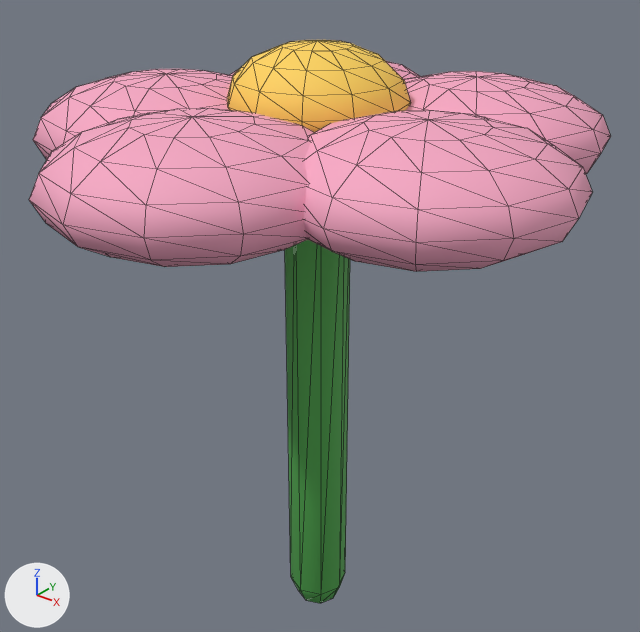
A saved change to the glTF model public/models/org_wildflower.glb.
The view is the same before and after, from a 50 mm lens placed at (0.317, -0.394, 0.477), pointed at (-0.003, 0.006, 0.229). Lighting does not change. The marker at lower left points along +X, +Y and +Z. The picture after the commit comes second. Mesh edges are drawn as thin lines. Where no turn or scale is listed for an object, it has been applied to the vertices.

In view in the first picture: 'Foliage'.
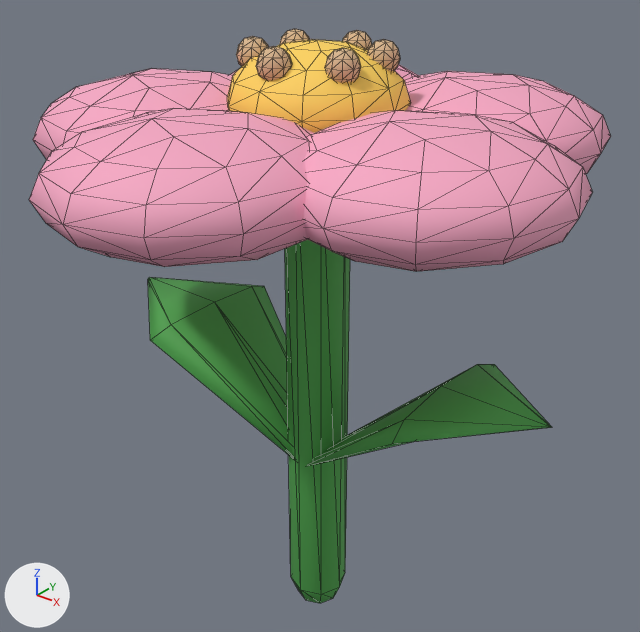
The newer file is also rescaled (x0.996) as a whole; pictures and numbers use the older file's frame.

Location of each change, [x1, y1, x2, y2] in pixels of the pictures (640 x 632 px):
'Foliage', reshaped: before [29, 40, 611, 603]; after [29, 29, 611, 603]
part 1 of me_sphere_005, added: after [256, 46, 291, 81]
part 2 of me_sphere_005, added: after [325, 48, 361, 83]
part 3 of me_sphere_005, added: after [367, 39, 400, 71]
part 4 of me_sphere_005, added: after [342, 30, 372, 50]
part 5 of me_sphere_005, added: after [280, 29, 310, 44]
part 6 of me_sphere_005, added: after [236, 36, 268, 66]
part 7 of me_sphere_005, added (green): after [148, 277, 295, 460]
part 8 of me_sphere_005, added (green): after [307, 364, 551, 466]
part 9 of me_sphere_005, cut back: before [70, 40, 574, 272]; after [70, 40, 580, 271]
part 10 of me_sphere_005, edited (looks the same): [227, 55, 410, 132] in both

Diff of the bpy script that builds the scene:
```diff
--- a/public/models/org_wildflower.glb.py
+++ b/public/models/org_wildflower.glb.py
@@ mat_painted_miniature @@
+mat_painted_miniature = bpy.data.materials.new('Painted miniature')
+mat_painted_miniature.use_nodes = True; mat_painted_miniature.node_tree.nodes.clear()
+_N = mat_painted_miniature.node_tree.nodes; _L = mat_painted_miniature.node_tree.links
+n0 = _N.new('ShaderNodeBsdfPrincipled'); n0.name = 'Principled BSDF'
+n0.inputs[2].default_value = 0.7  # 'Roughness'
+n1 = _N.new('ShaderNodeOutputMaterial'); n1.name = 'Material Output'
+n2 = _N.new('ShaderNodeVertexColor'); n2.name = 'Color Attribute'
+_L.new(n0.outputs[0], n1.inputs[0])  # 'BSDF' to 'Surface'
+_L.new(n2.outputs[0], n0.inputs[0])  # 'Color' to 'Base Color'
@@ me_sphere_005 @@
 # used by ob_foliage; location = (0.0, 0.0, 0.0202)
-me_sphere_005.from_pydata(...)  # 564 vertices, 1100 faces; spans x -0.173..0.173, y -0.178..0.159, z -0.02..0.38
-me_sphere_005.materials.append(mat_foliage)  # green #4fa84e
-me_sphere_005.materials.append(mat_petals)  # pink #f7a8c4
+me_sphere_005.from_pydata(...)  # 709 vertices, 1358 faces; spans x -0.173..0.173, y -0.178..0.159, z -0.02..0.381
+# me_sphere_005 part 1: a new loose piece of 40 vertices spanning x -0.009..0.009, y -0.046..-0.027, z 0.362..0.381, in mat_painted_miniature
+# me_sphere_005 part 2: a new loose piece of 40 vertices spanning x 0.022..0.041, y -0.028..-0.008, z 0.362..0.381, in mat_painted_miniature
+# me_sphere_005 part 3: a new loose piece of 40 vertices spanning x 0.022..0.041, y 0.008..0.028, z 0.362..0.381, in mat_painted_miniature
+# me_sphere_005 part 4: a new loose piece of 40 vertices spanning x -0.009..0.009, y 0.027..0.046, z 0.362..0.381, in mat_painted_miniature
+# me_sphere_005 part 5: a new loose piece of 40 vertices spanning x -0.041..-0.022, y 0.008..0.028, z 0.362..0.381, in mat_painted_miniature
+# me_sphere_005 part 6: a new loose piece of 40 vertices spanning x -0.041..-0.022, y -0.028..-0.008, z 0.362..0.381, in mat_painted_miniature
+# me_sphere_005 part 7: a new loose piece of 18 vertices spanning x -0.162..0.002, y -0.057..0.057, z 0.103..0.194, in mat_painted_miniature
+# me_sphere_005 part 8: a new loose piece of 18 vertices spanning x -0.002..0.162, y -0.057..0.057, z 0.103..0.194, in mat_painted_miniature
+# me_sphere_005 part 9: 1 vertex moved from x 0.01, y -0.017, z 0.377 to x 0.014, y -0.014, z 0.378; 213 vertices removed from x -0.149..0.149, y -0.128..0.136, z 0.291..0.377; 87 vertices added at x -0.147..0.146, y -0.123..0.133, z 0.291..0.377
+# me_sphere_005 part 10: 34 faces spanning x -0.053..0.053, y -0.053..0.053, z 0.325..0.378 switch from mat_flower_centre (yellow #ffd45c) to mat_painted_miniature
+# other edits to the shape of me_sphere_005 do not show in these pictures
```
